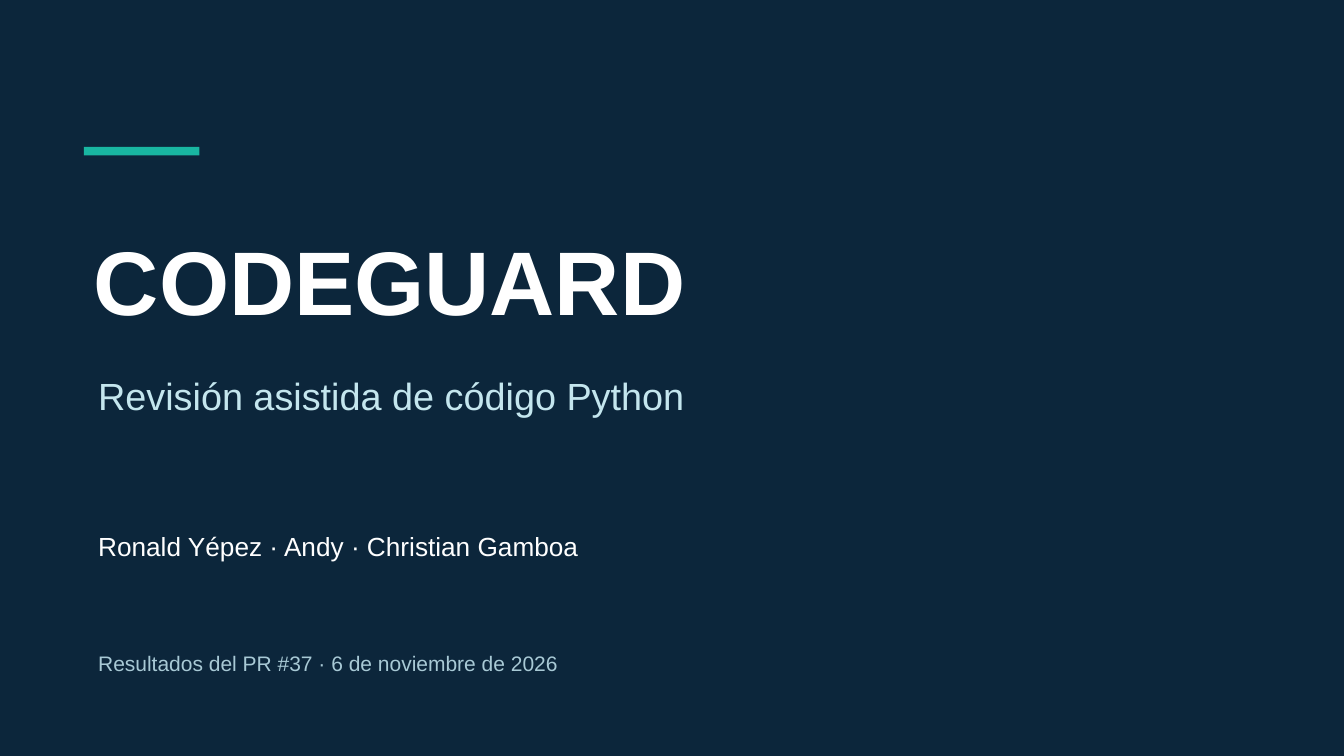
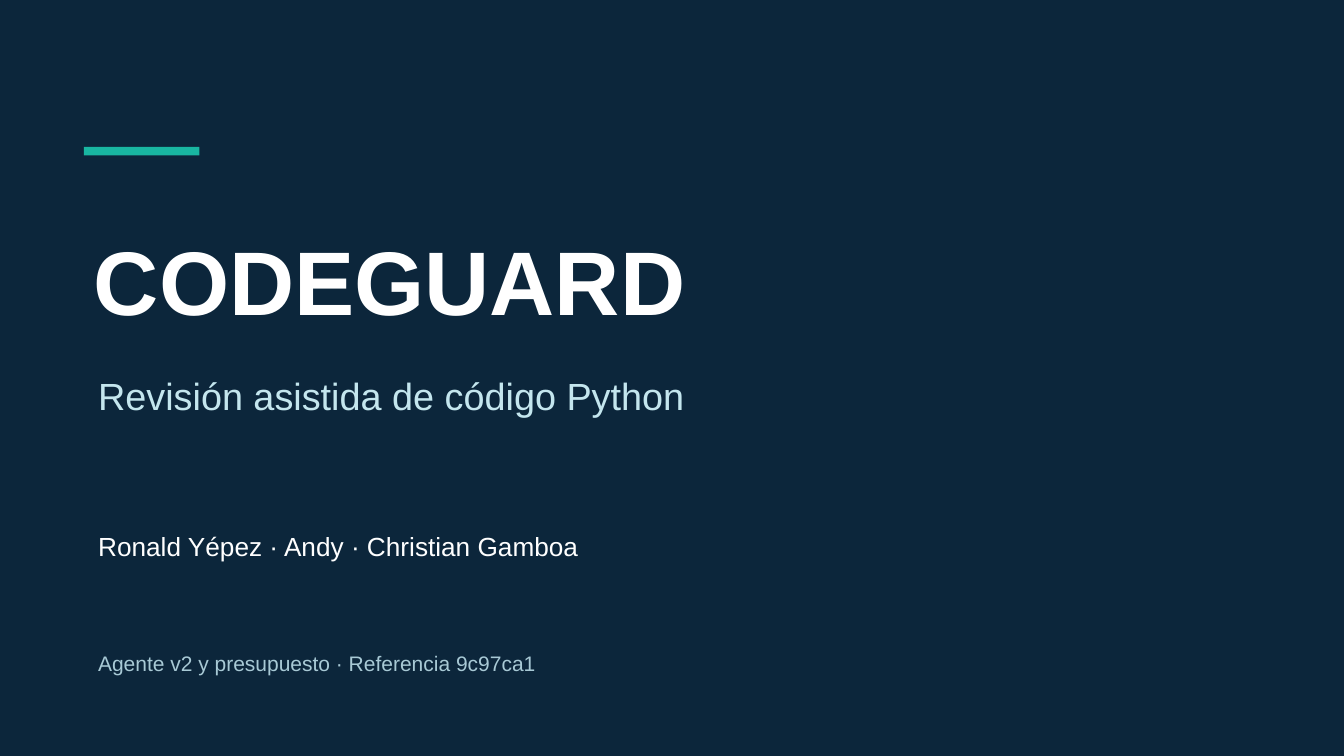
Before and after one commit to Christian-gv-01/revisor-inteligente-codigo, a slide deck: slide 1 of docs/presentacion/CODEGUARD-borrador-12-minutos.pptx. Drawn at 1344x756 pixels with LibreOffice and Linux fonts; fonts in the diff are those of the drawing. Boxes give left, top, right and bottom in pixels: in the first picture for what was removed or moved away, otherwise in the second. Text is boxed around its words. In the diff, an @@ line names an element or a change of style, - is before the commit and + after.

Commit message:
docs: revisar agente v2 y presupuesto con trazabilidad y sustentacion

```diff
--- a/docs/presentacion/CODEGUARD-borrador-12-minutos.pptx
+++ b/docs/presentacion/CODEGUARD-borrador-12-minutos.pptx
@@ text at [98, 656, 535, 676]: text changed @@
-Resultados del PR #37 · 6 de noviembre de 2026
+Agente v2 y presupuesto · Referencia 9c97ca1
```
Also in this commit, not shown: 3 other slides changed, 3 slides added, 3 slides removed, 17 other files.
